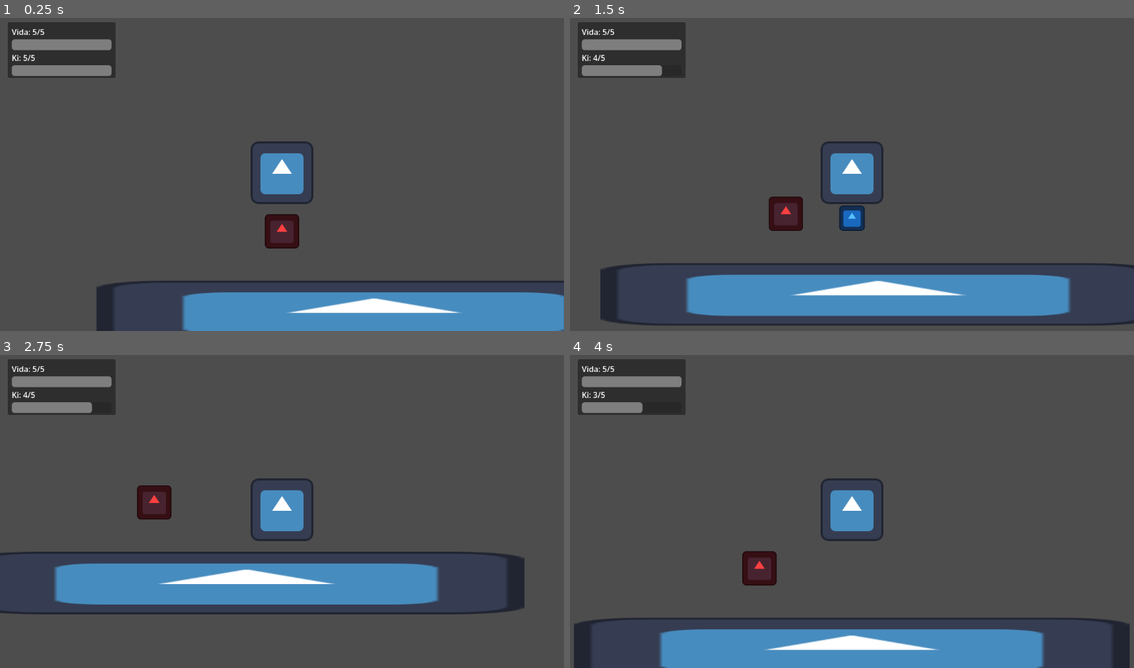
Above: before the commit, frames 1-4 (two rows, left to right).
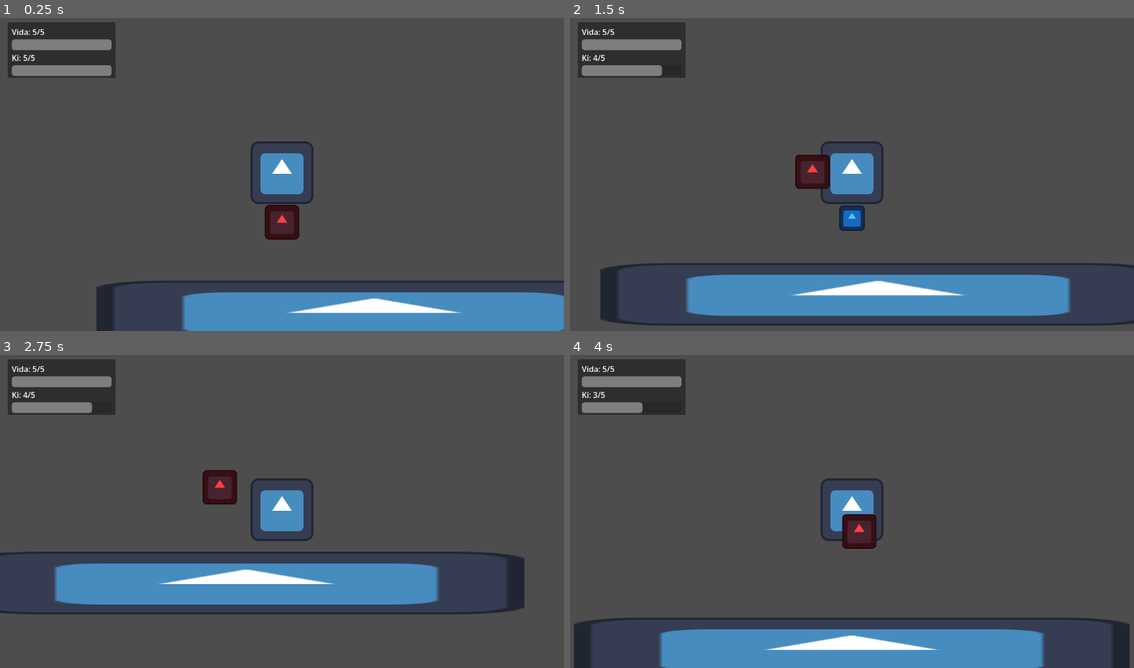
Above: after the commit, the same moments.

Repository: cadiguni/ki-adventure
Game: Godot game, scene res://scenes/main.tscn
Two runs of this game, one before a commit and one after it. Both use one fixed random seed, a clock stepped at 60 frames per second and the inputs below. The engine's default icon, where the game draws it, is replaced by a stand-in: a white triangle on a blue panel in a dark square.
Inputs:
- Up to frame 1 (0.25 s): no input
- Up to frame 2 (1.5 s): hold Right (ui_right) 0.53-1.28 s; tap Z (attack) at 0.6 s; hold Down (ui_down) from 1.28 s (still down); tap X (ki_blast) at 1.35 s
- Up to frame 3 (2.75 s): release Down (ui_down) at 2.03 s; hold Right (ui_right) from 2.03 s (still down); tap Z (attack) at 2.1 s
- Up to frame 4 (4 s): release Right (ui_right) at 2.78 s; hold Up (ui_up) 2.78-3.53 s; tap X (ki_blast) at 2.85 s; hold Left (ui_left) from 3.53 s (still down); tap Z (attack) at 3.6 s

The runs differ from the first frame. In frame 1, 0.5% of the frame differs, in the area x 46-54%, y 59-74%; in frame 2, 1.3%; in frame 3, 1.3%; in frame 4, 1.3%, in the area x 30-55%, y 50-74%.

Commit message:
feat: enhance basic enemy behavior with detection area and movement logic

Diff:
--- a/scenes/enemies/basic_enemy.tscn
+++ b/scenes/enemies/basic_enemy.tscn
@@ -1,10 +1,13 @@
-[gd_scene load_steps=4 format=3]
+[gd_scene load_steps=5 format=3]
 
 [ext_resource type="Script" path="res://scripts/enemies/basic_enemy.gd" id="1_enemy_script"]
 [ext_resource type="Texture2D" uid="uid://c0m2m3ht1x2a3" path="res://icon.svg" id="2_icon"]
 
 [sub_resource type="RectangleShape2D" id="RectangleShape2D_enemy"]
 size = Vector2(72, 72)
+
+[sub_resource type="CircleShape2D" id="CircleShape2D_detection"]
+radius = 220.0
 
 [node name="BasicEnemy" type="Area2D"]
 script = ExtResource("1_enemy_script")
@@ -16,3 +19,11 @@
 
 [node name="CollisionShape2D" type="CollisionShape2D" parent="."]
 shape = SubResource("RectangleShape2D_enemy")
+
+[node name="DetectionArea" type="Area2D" parent="."]
+
+[node name="CollisionShape2D" type="CollisionShape2D" parent="DetectionArea"]
+shape = SubResource("CircleShape2D_detection")
+
+[connection signal="body_entered" from="DetectionArea" to="." method="_on_detection_area_body_entered"]
+[connection signal="body_exited" from="DetectionArea" to="." method="_on_detection_area_body_exited"]
--- a/scripts/enemies/basic_enemy.gd
+++ b/scripts/enemies/basic_enemy.gd
@@ -1,12 +1,22 @@
 extends Area2D
 
 @export var max_health: int = 3
+@export var move_speed: float = 80.0
 
 var health: int
+var target_player: Node2D
 
 
 func _ready() -> void:
 	health = max_health
+
+
+func _physics_process(delta: float) -> void:
+	if target_player == null:
+		return
+
+	var direction := global_position.direction_to(target_player.global_position)
+	global_position += direction * move_speed * delta
 
 
 func take_damage(amount: int) -> void:
@@ -15,3 +25,13 @@
 	# Remove o inimigo da cena quando a vida acaba.
 	if health <= 0:
 		queue_free()
+
+
+func _on_detection_area_body_entered(body: Node2D) -> void:
+	if body.is_in_group("player"):
+		target_player = body
+
+
+func _on_detection_area_body_exited(body: Node2D) -> void:
+	if body == target_player:
+		target_player = null
Not shown, changed: .gitignore
